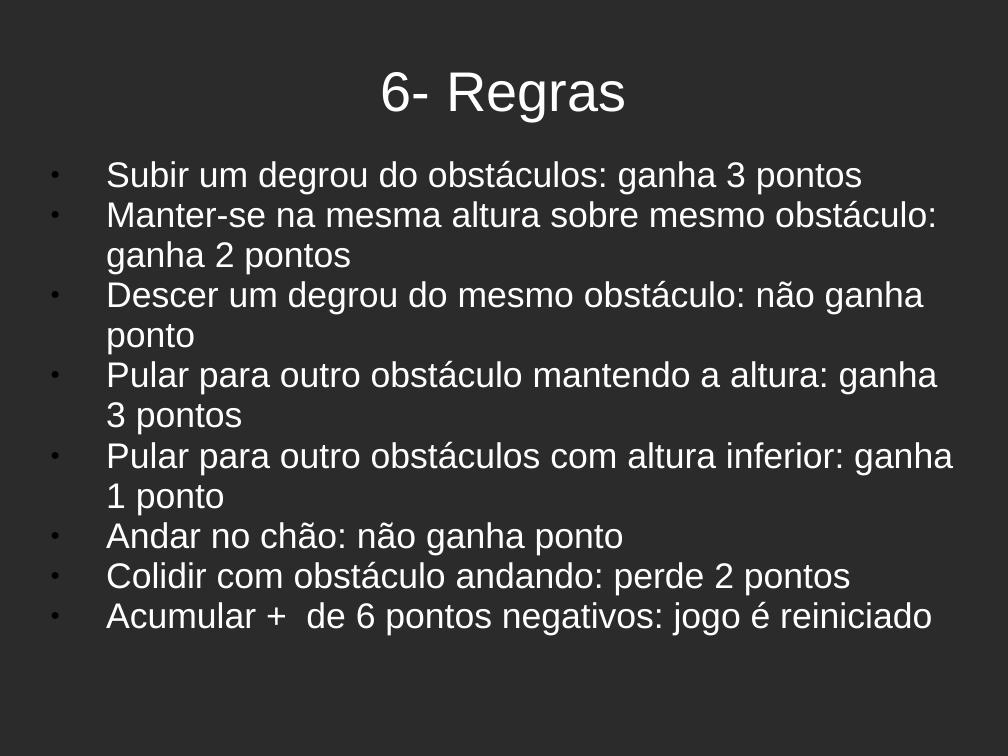
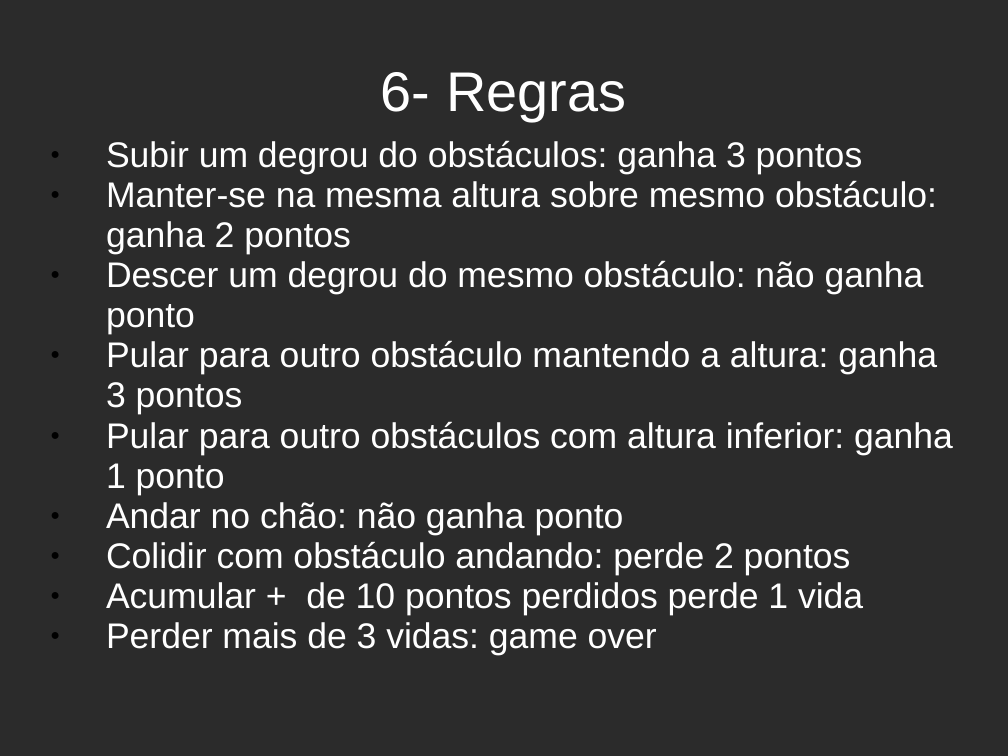
Before and after one commit to fcoedilson/2ParkourCity, a slide deck: slide 8 of apres_roteiro_jogo.ppt. Drawn at 1008x756 pixels with LibreOffice and Linux fonts; fonts in the diff are those of the drawing; background and template pictures are left out; a plain dark background stands for a picture behind light text. Boxes give left, top, right and bottom in pixels: in the first picture for what was removed or moved away, otherwise in the second. Text is boxed around its words. In the diff, an @@ line names an element or a change of style, - is before the commit and + after.

```diff
--- a/apres_roteiro_jogo.ppt
+++ b/apres_roteiro_jogo.ppt
@@ subtitle at <box>106,582,863,656</box>: text changed @@
-● Acumular + de 6 pontos negativos: jogo é reiniciado
+● Acumular + de 10 pontos perdidos perde 1 vida
+● Perder mais de 3 vidas: game over
```
Also in this commit, not shown: 5 other slides changed, 10 other files.
